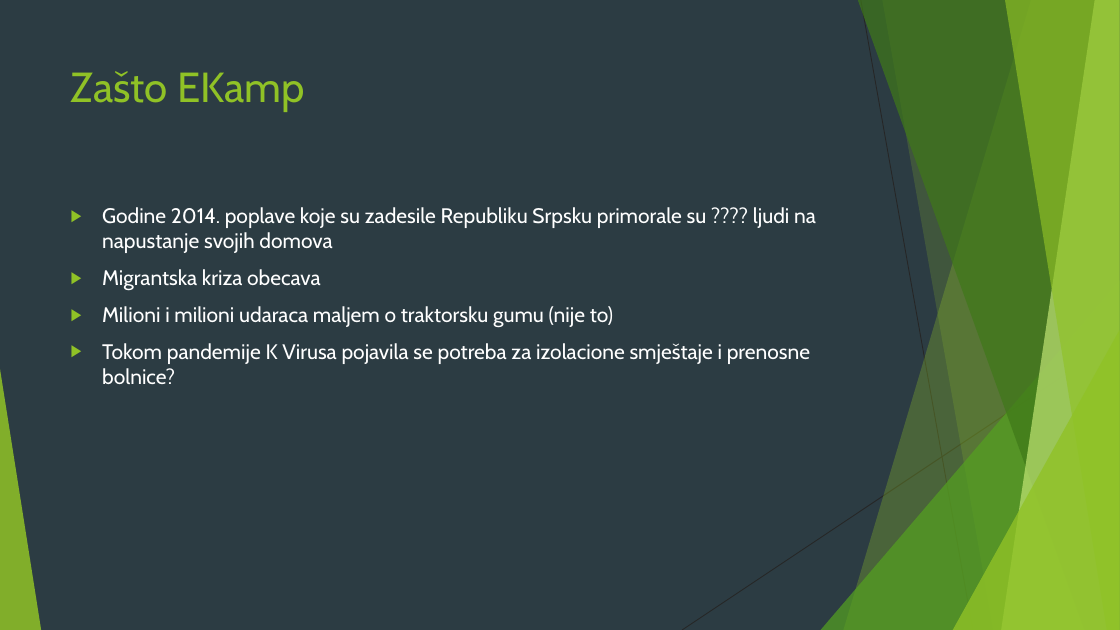
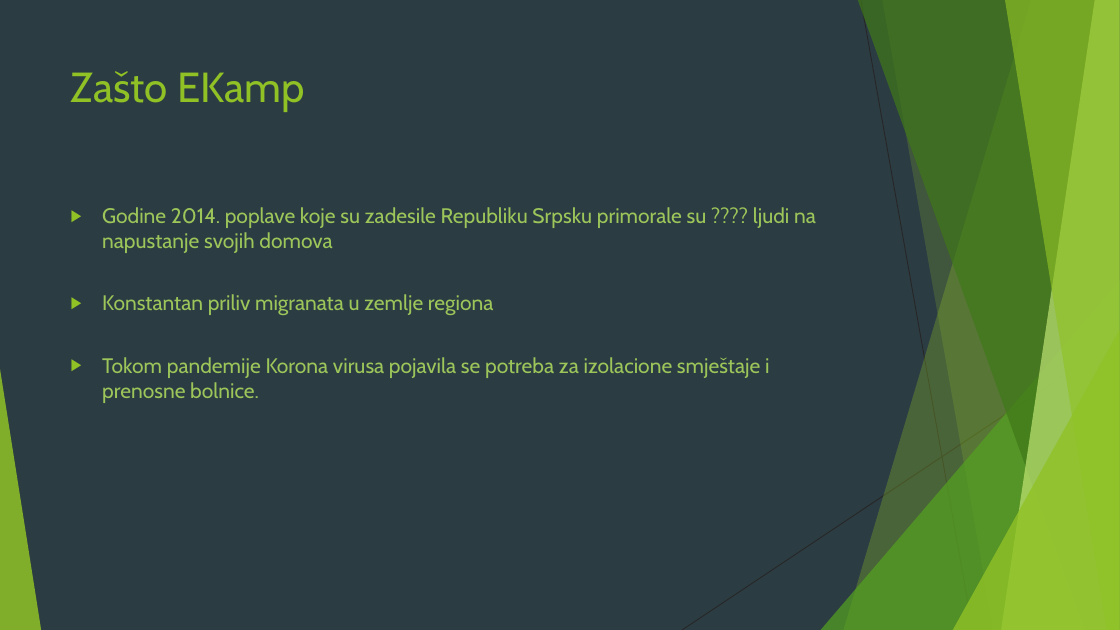
Before and after one commit to dejansimic00/ISZ_DT, a slide deck: slide 3 of EKamp.pptx. Drawn at 1120x630 pixels with LibreOffice and Linux fonts; fonts in the diff are those of the drawing. Boxes give left, top, right and bottom in pixels: in the first picture for what was removed or moved away, otherwise in the second. Text is boxed around its words. In the diff, an @@ line names an element or a change of style, - is before the commit and + after.

```diff
--- a/EKamp.pptx
+++ b/EKamp.pptx
@@ text at bbox=[102, 207, 816, 253]: text colour #FFFFFF to #9CC65A in "Godine 2014. poplave koje su zadesile Republiku ..." @@
@@ text at bbox=[102, 294, 769, 403]: text changed; text colour #FFFFFF to #9CC65A @@
-▶ Migrantska kriza obecava
-▶ Milioni i milioni udaraca maljem o traktorsku gumu (nije to)
-▶ Tokom pandemije K Virusa pojavila se potreba za izolacione smještaje i prenosne bolnice?
+▶ Konstantan priliv migranata u zemlje regiona
+▶ Tokom pandemije Korona virusa pojavila se potreba za izolacione smještaje i prenosne bolnice.
```
Also in this commit, not shown: 11 other slides changed, 4 slides added.
